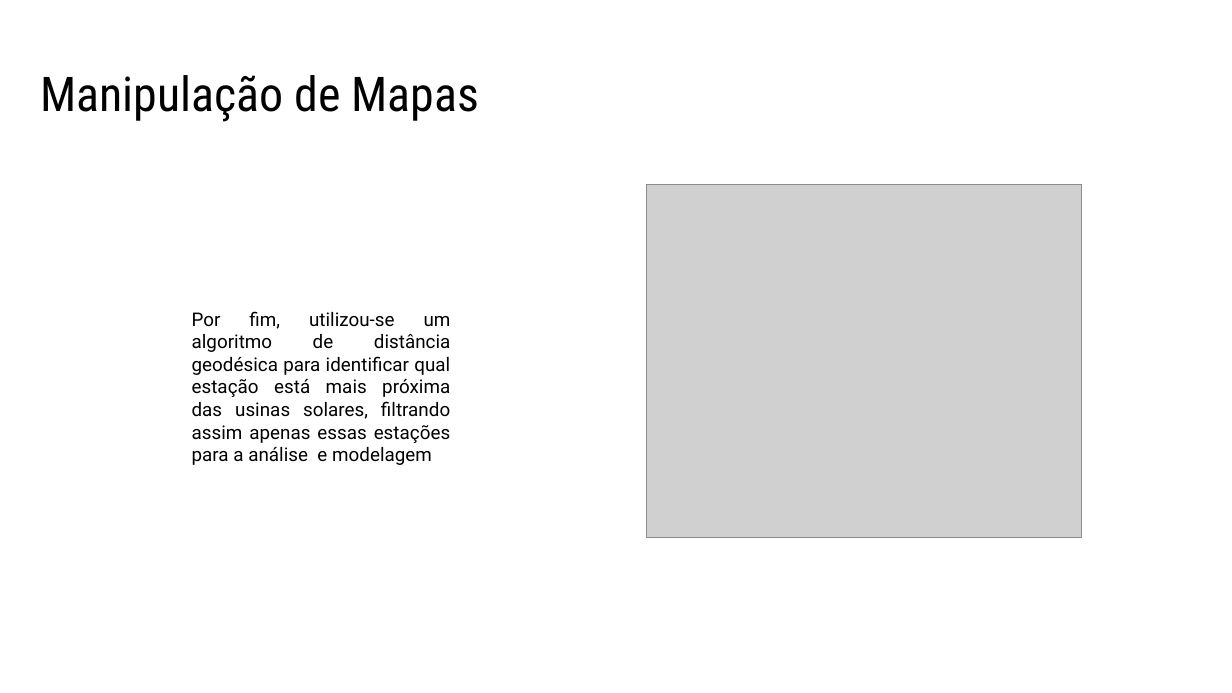
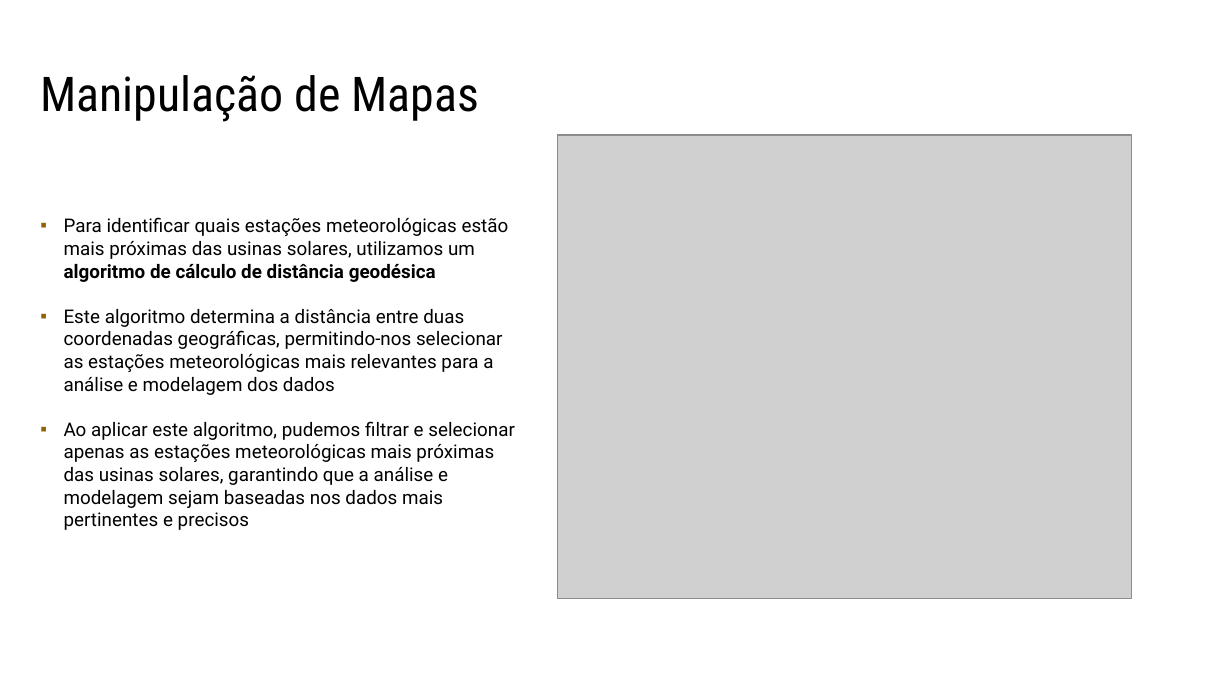
Before and after one commit to afazevedo/RadiantForecast, a slide deck: slide 12 of docs/presentation.pptx. Drawn at 1232x693 pixels with LibreOffice and Linux fonts; fonts in the diff are those of the drawing; grey boxes stand for pictures. Boxes give left, top, right and bottom in pixels: in the first picture for what was removed or moved away, otherwise in the second. Text is boxed around its words. In the diff, an @@ line names an element or a change of style, - is before the commit and + after.

```diff
--- a/docs/presentation.pptx
+++ b/docs/presentation.pptx
@@ picture: place and size @@
-picture at [647, 185, 1082, 538]
+picture at [558, 136, 1131, 599]
@@ text at [64, 217, 515, 530]: text changed @@
-Por fim, utilizou-se um algoritmo de distância geodésica para identificar qual estação está mais próxima das usinas solares, filtrando assim apenas essas estações para a análise e modelagem
+▪ Para identificar quais estações meteorológicas estão mais próximas das usinas solares, utilizamos um algoritmo de cálculo de distância geodésica
+▪ Este algoritmo determina a distância entre duas coordenadas geográficas, permitindo-nos selecionar as estações meteorológicas mais relevantes para a análise e modelagem dos dados
+▪ Ao aplicar este algoritmo, pudemos filtrar e selecionar apenas as estações meteorológicas mais próximas das usinas solares, garantindo que a análise e modelagem sejam baseadas nos dados mais pertinentes e precisos
```
Also in this commit, not shown: 18 other slides changed, 3 slides added, 3 slides removed, 4 other files.
